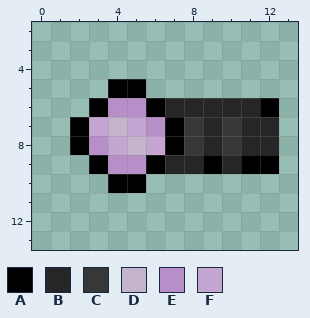
Edited in one commit: pixel-art file (art/overworld/uv_light_overworld.aseprite). This is how it looked before the edit.
16x16 pixels, 1 frame. Shown: x 0..13, y 2..13.
Palette (. is transparent): A #000000  B #262626  C #373737  D #c4b4cb  E #b68fc8  F #c5a6d3
Pixels before, first column x 2:
 5 ..AA.......
 6 .AEEABBBBBA
 7 AFDFEACBCBB
 8 AEFDFACBCBB
 9 .AEEABBABAA
10 ..AA.......
After:
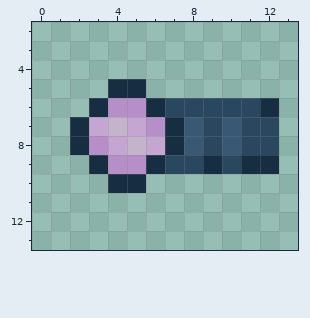
Edits made:
Colour A changes from #000000 to #162d42.
Colour B changes from #262626 to #2a4760.
Colour C changes from #373737 to #395873.
Changed places in both pictures, as pixel boxes (x1, y1, x2, y2):
changed: (70, 79, 279, 193)
